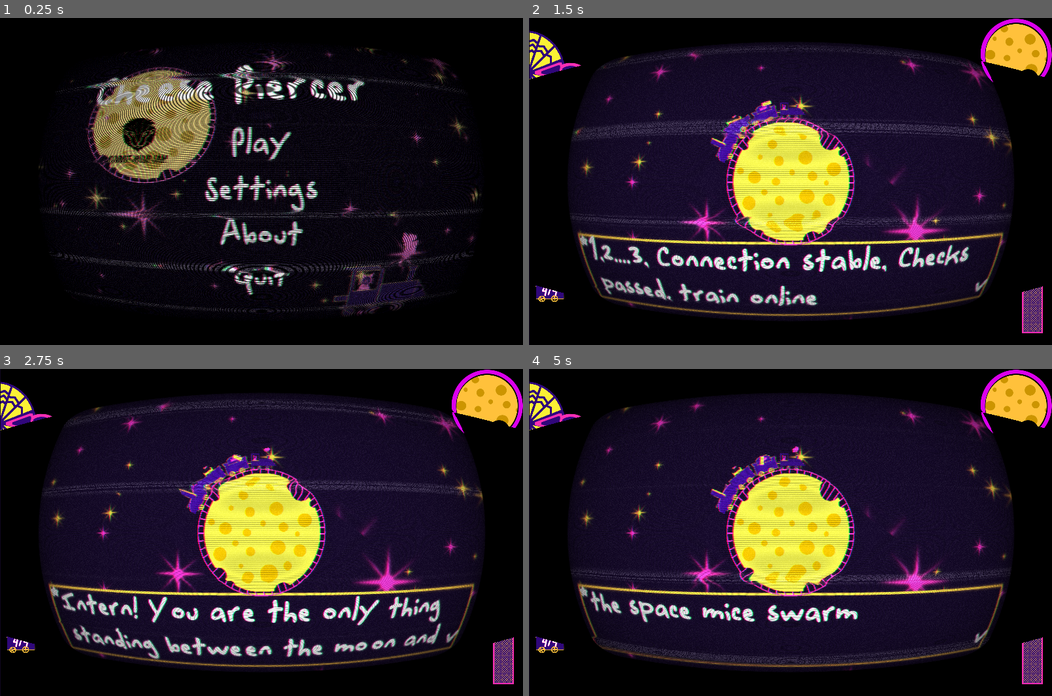
Above: before the commit, frames 1-4 (two rows, left to right).
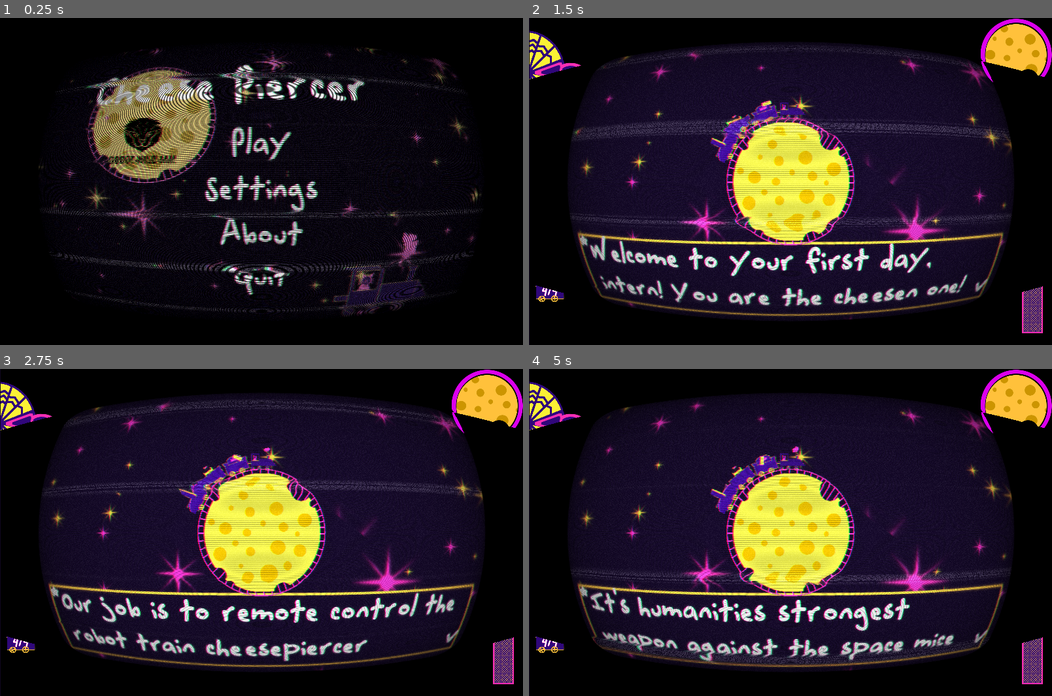
Above: after the commit, the same moments.

Repository: emmdie/MoonGame
Game: Godot game, scene res://scene/UI/MainMenu.tscn
The game is run twice, just before and just after one commit, with the same random seed, the same clock (stepped at 60 frames per second) and the same inputs. The engine's default icon, where the game draws it, is replaced by a stand-in: a white triangle on a blue panel in a dark square.
Inputs (mouse positions are in pixels of both pictures, inside the frame that each line leads up to):
- Up to frame 1 (0.25 s): no input
- Up to frame 2 (1.5 s): click "Play" at 0.5 s; tap Enter (ui_accept) at 1.25 s; move the mouse to (905, 165) at 1.27 s; hold W (speed_up) from 1.28 s (still down); tap 1 (select_cart1) at 1.35 s
- Up to frame 3 (2.75 s): tap Enter (ui_accept) at 1.52, 2.27 s; move the mouse to (156, 548) at 2.02 s; release W (speed_up) at 2.03 s; hold Down (speed_down) from 2.03 s (still down); tap 2 (select_cart2) at 2.1 s
- Up to frame 4 (5 s): move the mouse to (842, 460) at 2.77 s; release Down (speed_down) at 2.78 s; hold W (speed_up) 2.78-4.28 s; tap 3 (select_cart3) at 2.85 s; move the mouse to (764, 597) at 3.52 s; tap 4 (select_cart4) at 3.6 s; tap Enter (ui_accept) at 3.77, 4.52 s; move the mouse to (947, 581) at 4.27 s; hold Down (speed_down) from 4.28 s (still down); tap 5 (select_cart5) at 4.35 s

The runs differ from the first frame. In frame 1, 0.7% of the frame differs, in the area x 20-34%, y 30-45%; in frame 2, 4.8%, in the area x 11-85%, y 66-89%; in frame 3, 4.8%; in frame 4, 4.1%.

Commit message:
finalized initlial sequence

Diff:
--- a/scene/Levels/Level.gd
+++ b/scene/Levels/Level.gd
@@ -7,6 +7,8 @@
 var dmg_to_train = 10
 var score
 onready var textbox = $Textbox
+onready var mouseTimer = $MouseTimer
+onready var zeppelinTimer = get_node("ZeppelinControll/SpawnTimer")
 
 export(PackedScene) var mouse_scene
 
@@ -95,13 +97,15 @@
 	get_tree().change_scene("res://scene/UI/MainMenu.tscn")
 
 func beginningSequence():
-	textbox.queue_text("1,2....3, Connection stable, Checks passed, train online")
-	textbox.queue_text("Intern! You are the only thing standing between the moon and")
-	textbox.queue_text("the space mice swarm")
-	textbox.queue_text("Change gears with (w/up) and (s/down)")
-	textbox.queue_text("Fire using your mouse, you better don't miss")
-	textbox.queue_text("If either the train or moon dies, that's it")
+	textbox.queue_text("Welcome to your first day, intern! You are the cheesen one!")
+	textbox.queue_text("Our job is to remote control the robot train cheesepiercer")
+	textbox.queue_text("It's humanities strongest weapon against the space mice")
+	textbox.queue_text("Imagine a life without the moon... No more tides")
+	textbox.queue_text("Try moving it a bit with W/S or the arrow buttons")
 	updateCartLabels()
+	mouseTimer.paused = true
+	zeppelinTimer.paused = true
+
 
 
 func updateCartLabels():
--- a/scene/UI/MainMenu.tscn
+++ b/scene/UI/MainMenu.tscn
@@ -290,8 +290,18 @@
 scale = Vector2( 1.12422, 1.015 )
 texture = ExtResource( 5 )
 
+[node name="TextureRect" type="TextureRect" parent="ParallaxBackground/ParallaxLayer/Sprite"]
+show_behind_parent = true
+margin_left = 16.9006
+margin_top = 80.7882
+margin_right = 1096.9
+margin_bottom = 902.788
+rect_scale = Vector2( 0.3, 0.3 )
+texture = ExtResource( 9 )
+
 [node name="Moon" parent="ParallaxBackground/ParallaxLayer/Sprite" instance=ExtResource( 8 )]
 position = Vector2( 200, 100 )
+z_index = -1
 
 [node name="ParallaxLayer2" type="ParallaxLayer" parent="ParallaxBackground"]
 
@@ -361,15 +371,6 @@
 text = "Quit"
 flat = true
 
-[node name="TextureRect" type="TextureRect" parent="."]
-show_behind_parent = true
-margin_left = 500.0
-margin_top = 470.0
-margin_right = 1580.0
-margin_bottom = 1292.0
-rect_scale = Vector2( 0.3, 0.3 )
-texture = ExtResource( 9 )
-
 [connection signal="pressed" from="VBoxContainer/PlayButton" to="." method="_on_PlayButton_pressed"]
 [connection signal="pressed" from="VBoxContainer/SettingsButton" to="." method="_on_SettingsButton_pressed"]
 [connection signal="pressed" from="VBoxContainer/AboutButton" to="." method="_on_AboutButton_pressed"]
Not shown, added: assets/soundEffects/Cloud Click.wav.import
Not shown, added: assets/soundEffects/FireBullet.wav.import
Not shown, added: assets/soundEffects/FireRocket.wav.import
Not shown, added: assets/soundEffects/NoAmmo.wav.import
Not shown, added: assets/soundEffects/RatDeath.wav.import
Not shown, added: assets/soundEffects/RatHittingTrain.wav.import
Not shown, added: assets/soundEffects/ReloadingAmmo.wav.import
Not shown, added: assets/soundEffects/SpeedLever.wav.import
Not shown, added: assets/soundEffects/ThisGameIsOver.wav.import
Not shown, added: assets/soundEffects/Train.wav.import
Not shown, added: assets/soundEffects/Cloud Click.wav
Not shown, added: assets/soundEffects/FireBullet.wav
(and 8 more such lines)
